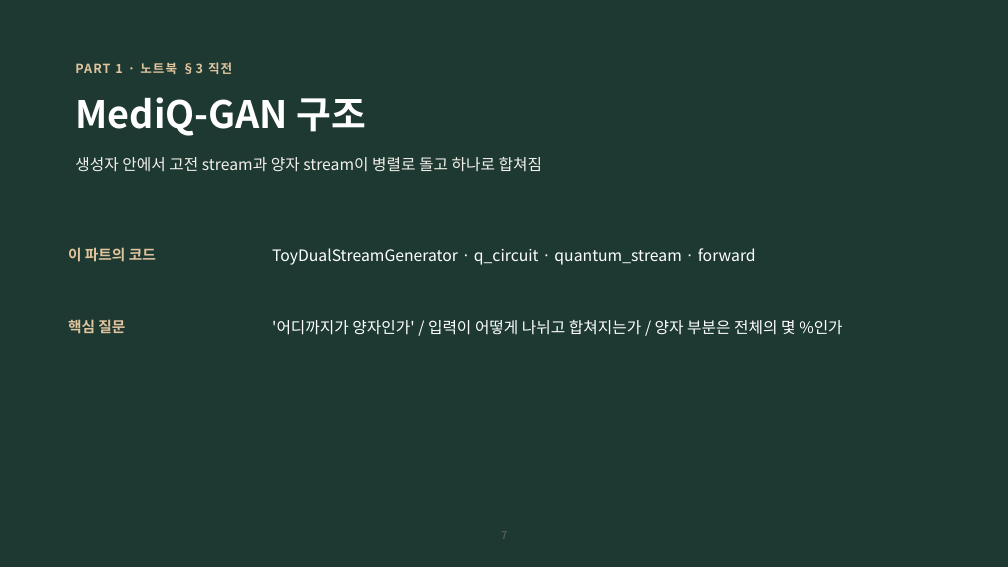
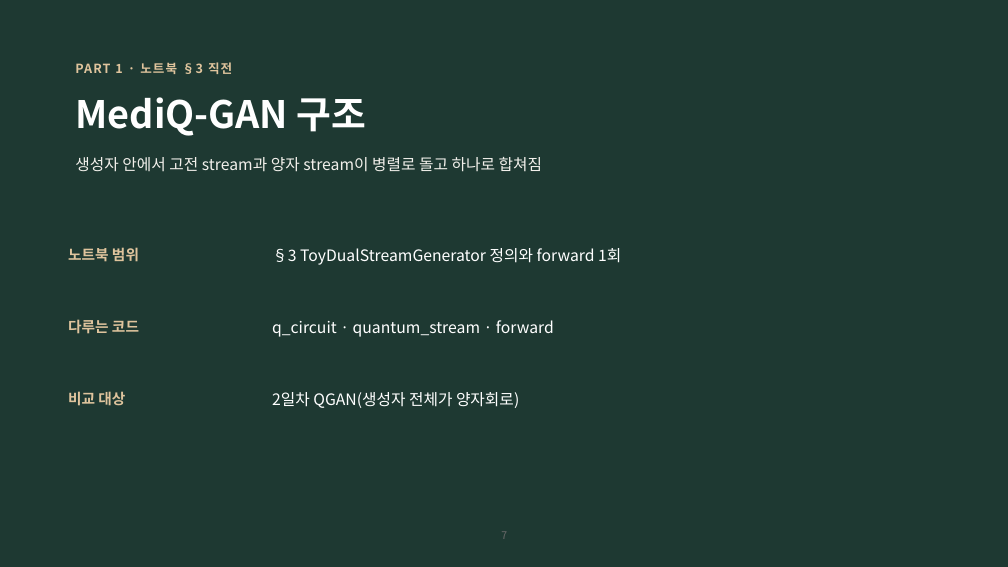
Before and after one commit to hyunhp/skin_disease_qml, a slide deck: slide 7 of practice/day3_slides/day3_practice_slides.pptx. Drawn at 1008x567 pixels with LibreOffice and Linux fonts; fonts in the diff are those of the drawing. Boxes give left, top, right and bottom in pixels: in the first picture for what was removed or moved away, otherwise in the second. Text is boxed around its words. In the diff, an @@ line names an element or a change of style, - is before the commit and + after.

```diff
--- a/practice/day3_slides/day3_practice_slides.pptx
+++ b/practice/day3_slides/day3_practice_slides.pptx
@@ text at [68, 247, 139, 262]: text changed @@
-이 파트의 코드
+노트북 범위
@@ text at [272, 248, 621, 265]: text changed @@
-ToyDualStreamGenerator · q_circuit · quantum_stream · forward
+§3 ToyDualStreamGenerator 정의와 forward 1회
@@ text at [68, 319, 139, 334]: text changed @@
-핵심 질문
+다루는 코드
@@ text at [272, 320, 554, 337]: text changed @@
-'어디까지가 양자인가' / 입력이 어떻게 나뉘고 합쳐지는가 / 양자 부분은 전체의 몇 %인가
+q_circuit · quantum_stream · forward
@@ text added at [68, 391, 125, 406], 14 pt, text #DFC49D, bold @@
+비교 대상
@@ text added at [272, 392, 519, 408], 15 pt, text #FFFFFF @@
+2일차 QGAN(생성자 전체가 양자회로)
```
Also in this commit, not shown: 20 other slides changed, 3 other files.
